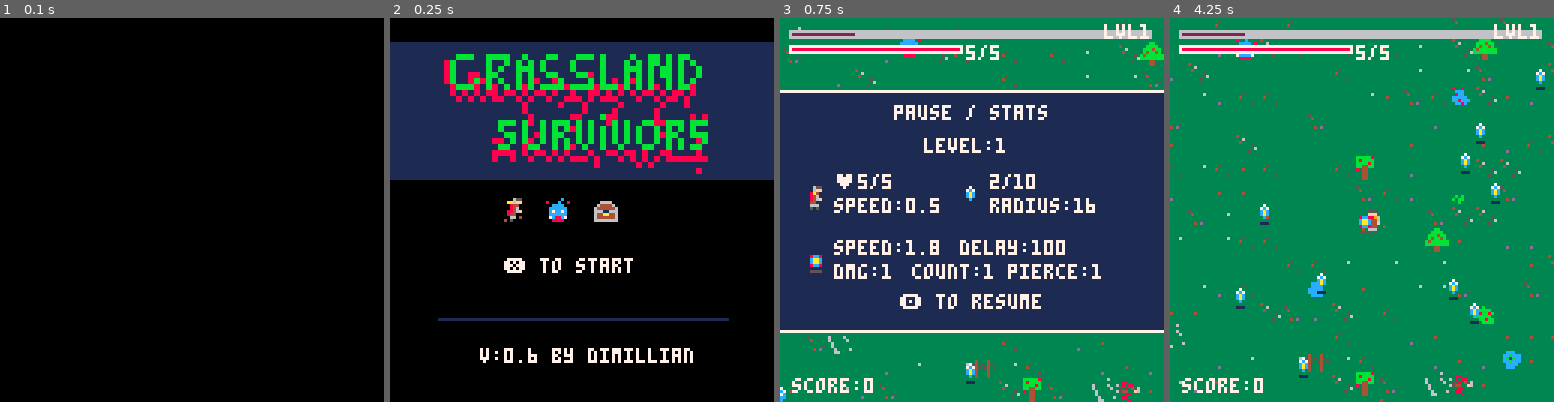
Above: before the commit, frames 1-4 (left to right).
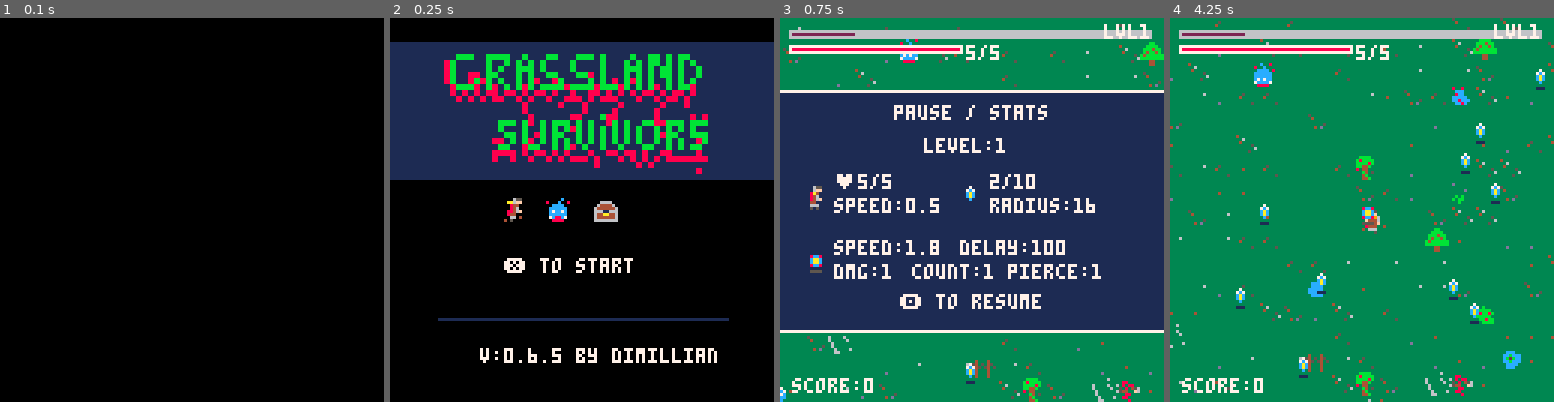
Above: after the commit, the same moments.

Repository: Dimillian/pico8-suvivor
Game: PICO-8 cartridge survivor.p8
The game is run twice, just before and just after one commit, with the same random seed, the same clock (stepped at 60 frames per second) and the same inputs.
Inputs:
- Up to frame 1 (0.1 s): no input
- Up to frame 2 (0.25 s): no input
- Up to frame 3 (0.75 s): tap X (X key) at 0.33 s; tap O (Z key) at 0.7 s
- Up to frame 4 (4.25 s): tap X (X key) at 1.07, 1.85, 2.97, 4.08 s; hold Right 1.6-2.1 s; tap O (Z key) every 0.4 s from 1.7 to 4.1 s; hold Up 2.15-2.42 s; hold Right 2.47-3.03 s; hold Left 3.08-3.58 s; hold Down 3.63-3.97 s; hold Right from 4.02 s (still down)

Frame 1 is identical in both runs. In frame 2, 0.6% of the frame differs, in the area x 39-86%, y 85-90%; in frame 3, 0.2%; in frame 4, 0.6%.

Commit message:
Storm damage radius

Diff:
--- a/survivor.p8
+++ b/survivor.p8
@@ -4,7 +4,7 @@
 -- game & player
 game = {
 	name="grassland survivors",
-	version="0.6"
+	version="0.6.5"
 }
 
 player = {
@@ -48,6 +48,8 @@
 
 		self.storm_on = false
 		self.storm_target = nil
+		self.storm_radius = 0
+		self.storm_radius_x = 0
 		self.storm_delay = 150
 		self.storm_counter = 0
 		self.storm_delay_x = 0
@@ -55,6 +57,15 @@
 		self.storm_sprite_top = nil
 		self.storm_sprite_bottom = nil
 
+		self.whip_on = false
+		self.whip_delay = 100
+		self.whip_delay_x = 0
+		self.whip_radius = 0
+		self.whip_damage = 2
+		self.whip_damage_x = 0
+		self.whip_counter = 0
+		self.whip_sprite = 57
+
 		self.x=512
 		self.y=256
 		self.speed=0.5
@@ -89,11 +100,20 @@
 
 	draw_storm=function(self)
 		if self.storm_target then
+			local t = self.storm_target
+			local r = self.storm_radius
+			circ(t.x + 1, t.y + 1, r, 7)
+			if r > 4 then
+				circ(t.x + 1, t.y + 1, r - 4, 7)
+			end
+			if r > 8 then
+				circ(t.x + 1, t.y + 1, r - 8, 7)
+			end
 			if self.storm_sprite_bottom then
-				spr(self.storm_sprite_bottom, self.storm_target.x, self.storm_target.y)
+				spr(self.storm_sprite_bottom, t.x, t.y)
 			end
 			if self.storm_sprite_top then
-				spr(self.storm_sprite_top, self.storm_target.x, self.storm_target.y - 8)
+				spr(self.storm_sprite_top, t.x, t.y - 8)
 			end
 		end
 	end,
@@ -232,8 +252,8 @@
 			self.storm_counter += 1
 			if self.storm_counter >= self.storm_delay then
 				self.storm_counter = 0
-				local foe = closest_foe()
-				foe = closest_foe(foe)
+				local first_foe = closest_foe()
+				local foe = closest_foe(first_foe)
 				self.storm_target = foe
 			end
 
@@ -248,18 +268,24 @@
 	storm_sprite_routine=function(self)
 		while true do
 			sfx(sfx_storm_hit)
+			self.storm_radius = self.storm_radius_x
 			self.storm_sprite_top = 32
 			delay(8)
 			self.storm_sprite_bottom = 48
+			for i=0, 12 do
+				self.storm_radius += 1
+				delay(1)
+			end
+			self.storm_sprite_top = nil
+
 			delay(8)
-			self.storm_sprite_top = nil
-			delay(8)
-
 			self.storm_target:hit(self.storm_damage)
-
+			world:hit_foes_radius(self.storm_target, self.storm_damage, self.storm_radius + 3)
+
+			delay(4)
 			self.storm_sprite_bottom = nil
-			delay(8)
 			self.storm_target = nil
+			self.storm_radius = 0
 		end
 	end,
 
@@ -391,7 +417,7 @@
 		self.damages={}
 		self.chests={}
 		self.last_boss = 0
-		self.foe_x = 10
+		self.foe_x = 20
 
 		self.world_map = {
 			base_sprite = {64, 64, 64, 64, 64, 64, 80, 96, 112, 81, 113, 97},
@@ -437,8 +463,10 @@
 			chest:update()
 		end
 		local boss_trigger = 30
-		local c = self.foe_x + (3 * player.level - 1)
-		if #self.foes <= c then
+		local spawn_max = 200
+		local spawn = self.foe_x + (3 * player.level - 1)
+		spawn = min(spawn, spawn_max)
+		if #self.foes <= spawn then
 			if player.kills > 0 and player.kills > self.last_boss and player.kills % boss_trigger == 0 then
 				self.last_boss = player.kills
 				self:add_foe(player, true)
@@ -449,7 +477,7 @@
 	end,
 
 	add_foe=function(self, player, is_boss)
-		local speed = 0.15 * (player.level / 4)
+		local speed = 0.15
 		local xp = 1 * player.level
 		local sprites = {33, 35, 37, 39, 41, 43, 45, 59}
 		local sprite = flr(rnd(sprites))
@@ -758,6 +786,17 @@
 		add(self.chests, chest)
 	end,
 
+	hit_foes_radius=function(self, target, damage, radius)
+		for foe in all(self.foes) do
+			local dx = foe.x - target.x
+			local dy = foe.y - target.y
+			local distance = sqrt(dx*dx + dy*dy)
+			if distance <= radius then
+				foe:hit(damage)
+			end
+		end
+	end,
+
 	gen_random_xp=function(self)
 		for i=1, 256 do
 			self:add_xp(rnd(1024), rnd(512), rnd(3), false)
@@ -807,7 +846,8 @@
 	},
 
 	storm_options = {
-		{target="storm", name="delay", subtitle="-10% storm delay", sprite=32}
+		{target="storm", name="delay", subtitle="-10% storm delay", sprite=32},
+		{target="storm", name="radius", subtitle="%10% storm radius", sprite=32},
 	},
 
 	init=function(self)
@@ -966,6 +1006,8 @@
 				player.storm_on = true
 			elseif option.name == "delay" then
 				player.storm_delay -= 10
+			elseif option.name == "radius" then
+				player.storm_radius_x += 1
 			end
 		elseif option.target == "world" then
 			if option.name == "curse" then
@@ -1292,28 +1335,28 @@
 0000a00092222290922222900cccccc00c7c7cc0007000000070060000070700000000008040400000404000056601014566040100f8f00000f8f00000000000
 000a0000092929000929290007c88c7007cccc7007740000047700000000000000000000004044000040400006060011060600100fff000000ff880000000000
 00a009000090900000909000008888000088880004000400000400000111111001111110004400000040400005005001500500000f00f0000f00000000000000
-090a0000000500000000000000000000008cc8000000000000000000000000000000000000000000000000001b0000b100000000008000000000000000000000
-00a0000000656000008cc8000000000000caac0007700770070000700000000000000000000000000000000001b00b1000b00b00000080000000800800000800
-000a09000065600000caac00008cc80000caac00007007000070070000700700000000000000000000000000000440000b1441b0008000800080000000000000
-0900a0000065600000caac0000caac00008cc8000000000000000000000000000000000000000000000000000084480001844810800088000000880000800000
-00000a0060656060008cc80000caac000000000000000000000000000000000000000000000000000000000000a88a0000888800088888000088808000000800
-0400a0041608061000000000008cc80000555500007007000070070000700700000000000000000000000000008aa80000a88a00088888088088000000008000
-400a0040011411000055550000000000000000000770077007000070000000000000000000000000000000000000000000000000000008000000008000808000
+090a0000000500000000000000000000008cc8000000000000000000000000000444440000000000000000001b0000b100000000008000000000000000000000
+00a0000000656000008cc8000000000000caac0007700770070000700000000040000040000000770000000001b00b1000b00b00000080000000800800000800
+000a09000065600000caac00008cc80000caac00007007000070070000700700408840400777770000000777000440000b1441b0008000800080000000000000
+0900a0000065600000caac0000caac00008cc8000000000000000000000000004000404077000000000077000084480001844810800088000000880000800000
+00000a0060656060008cc80000caac000000000000000000000000000000000004440040770000000000700000a88a0000888800088888000088808000000800
+0400a0041608061000000000008cc80000555500007007000070070000700700000000400770000000007777008aa80000a88a00088888088088000000008000
+400a0040011411000055550000000000000000000770077007000070000000000664440000077777000000000000000000000000000008000000008000808000
 04a04000000800000000000000555500000000000000000000000000000000000000000000000000000000000111111001111110080000000808000000000000
-333333333333333333355333333333333333333333333333333333333bbbbb834333333333333633333333333333333333333333333333333333333333333333
-333333333333333333555533333633333333333333933333333333333b8bbbb34443333333333333333333333388333333333333333333333333331338338333
-33333333333b333335555553333633333333333339893333333337333bbbb8b33344333363333633343334336383883333ccc333c3c333331311313333ccc333
-3333333333bbbb333555555336666633333333333393333337337a733bb44bb33334433363333363543534533538345633ccc3333cc3333331133333338cc333
+3333333333333333333553333333333333333333333334333333333333bbbb334333333333333633333333333333333333333333333333333333333333333333
+333333333333333333555533333633d33d33333333933333333333333b8bbbb34443333333333333333333333388333333333333333336333333331338338333
+33333333333b33333555555333363333333333333989334333d337333bbbb8b3334433d363333633343334336383883333ccc333c3c333331311313333ccc333
+3333333333bbbb33355555533666663333333d333393333337337a733bb44b333334433363333363543534533538345633ccc3333cc3333331133333338cc333
 333333333b8bb8b335555553333633333333333333b33bb37a733b3338344333333343333633333334535435654433f63ccccc3333cccc3333cc1c333ccccc33
-333333333bbbbb33355555533336333333b3b33333b33b333b33b3b333344333333344333633333334333433333883333cccccc3333ccc33331c11133cc8ccc3
-3333333333bb8bb3366666633bb6bbb33b3bb33333bbbb3333bb3333333443333333344333633336343334333388333333cccc3333333cc333333c1333cc8c33
-33333333333bbbb366666666bbb6bbbb333b333333333bb3333b3333333443333333334433663333343334333333833333333333333333cc333333cc33333333
+333333333bbbbb33355555533336333333b3b33333b33b333b33b3b3333b4353333344333633333334333433333883333cccccc3333ccc33331c11133cc8ccc3
+3333333333bb8bb3366666633bb6bbb33b3bb33333bbbb3333bb33333334b3333333344333633336343334333388333333cccc3336333cc333333c1333cc8c33
+33333333333bbbb366666666bbb6bbbb333b333333333bb3333b333333344b333333334433663333343334333333833333333333333333cc333333cc33333333
 333333333333333333333333333bb333333353333335333333333333000000000000000000000000000000000000000000000000000000000000000000000000
 3333333333333333333ccc3333bbbb33333555333355533333333333000000000000000000000000000000000000000000000000000000000000000000000000
 333333333333333333ccbccc3bbb4bb336445463334544333333313300000000000000000000000000bbb00bbbb00b000bb000bbb0b0000b00bb0b0bb0000000
 333533333333336333cb2bcc3b4bb4b33644546333454433333319130000000000000000000000008b00000b00b0b0b0b0000b0000b000b0b0bb0b0b0b000000
-334333333333333333ccbcccb4bbbbbb364444634346643333933b330000000000000000000000008b00000b0b00bbb0b0000b0000b000bbb0b0bb0b00b00000
-3333333333333333333cccc3bbbbbbbb3644446334488643b919b3330000000000000000000000008b00880bb000b0b00bb000bb80b000b0b0b0bb0b00b00000
+334333333333333333ccbcccb4bbbbbb364644634346643333933b330000000000000000000000008b00000b0b00bbb0b0000b0000b000bbb0b0bb0b00b00000
+3333333333333333333cccc3bbbbbbbb3644646334488643b919b3330000000000000000000000008b00880bb000b0b00bb000bb80b000b0b0b0bb0b00b00000
 3333335333333333333ccc333334433336444463444688433b333b330000000000000000000000008b008b8b0b00b0b8008b0000b0b080b8b0b00b0b0b000000
 33333333333333333333333333344333366666633443334333b3b33300000000000000000000000008bbb80b80b0b8b0bbbb8bbbb8bbb8b0b0b80b0bb8000000
 33333333333333337555555700000000000000000000000000000000000000000000000000000000080808088088080880800800880808080880808808000000
Not shown, changed: the thumbnail (__label__) section of survivor.p8
Not shown, changed: the music (__music__) section of survivor.p8
Not shown, changed: the sound effects (__sfx__) section of survivor.p8
